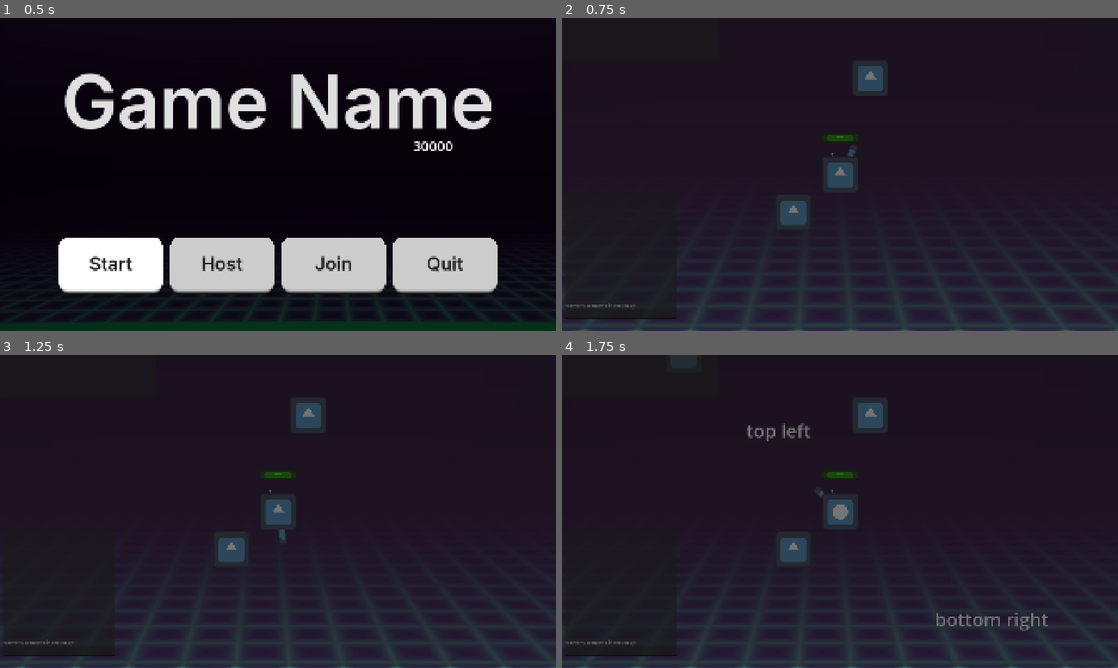
Above: before the commit, frames 1-4 (two rows, left to right).
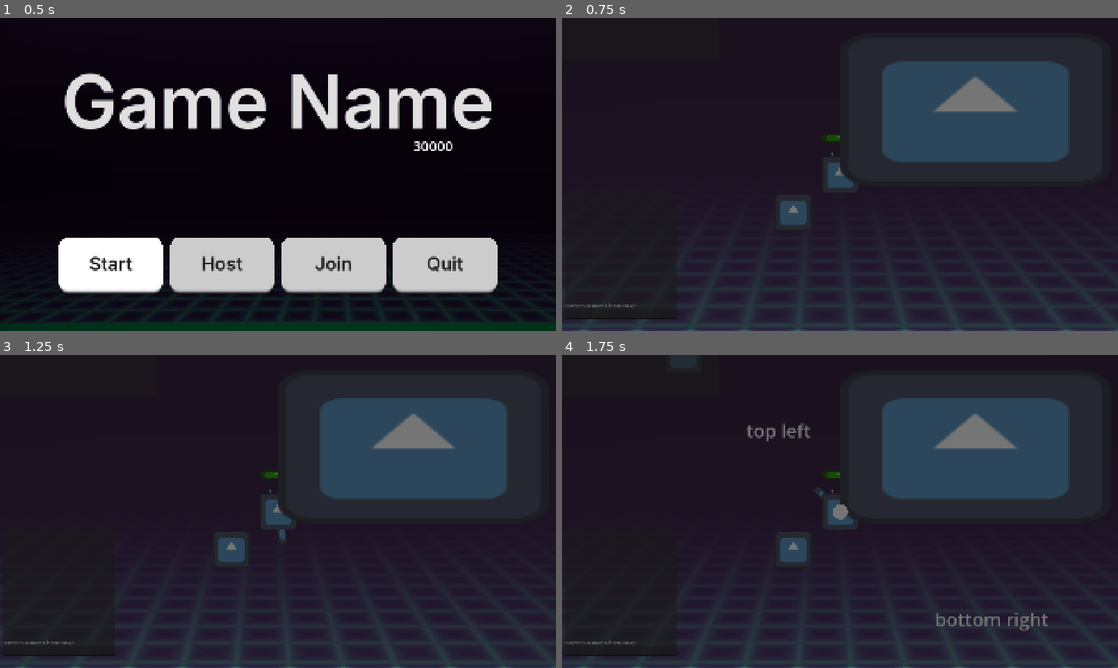
Above: after the commit, the same moments.

Repository: ThijmenDirks/something_new
Game: Godot game, scene res://root.tscn
Two runs of this game, one before a commit and one after it. Both use one fixed random seed, a clock stepped at 60 frames per second and the inputs below. The engine's default icon, where the game draws it, is replaced by a stand-in: a white triangle on a blue panel in a dark square.
Inputs (mouse positions are in pixels of both pictures, inside the frame that each line leads up to):
- Up to frame 1 (0.5 s): no input
- Up to frame 2 (0.75 s): click "Start" at 0.5 s
- Up to frame 3 (1.25 s): no input
- Up to frame 4 (1.75 s): click (623, 652) at 1.27 s; type "12" at 1.35 s

Frame 1 is identical in both runs. In frame 2, 11% of the frame differs, in the area x 50-92%, y 13-53%; in frame 3, 11%; in frame 4, 11%.

Commit message:
commit to phone test2
made more small changes to practise commiting to phone

Diff:
--- a/player/player.tscn
+++ b/player/player.tscn
@@ -159,7 +159,8 @@
 one_shot = true
 
 [node name="Icon" type="Sprite2D" parent="." unique_id=1417697596]
-position = Vector2(104, -333)
+position = Vector2(466.50003, -225.49998)
+scale = Vector2(7.320312, 4.1171875)
 texture = ExtResource("3_fhl08")
 
 [node name="Icon2" type="Sprite2D" parent="." unique_id=220568098]
